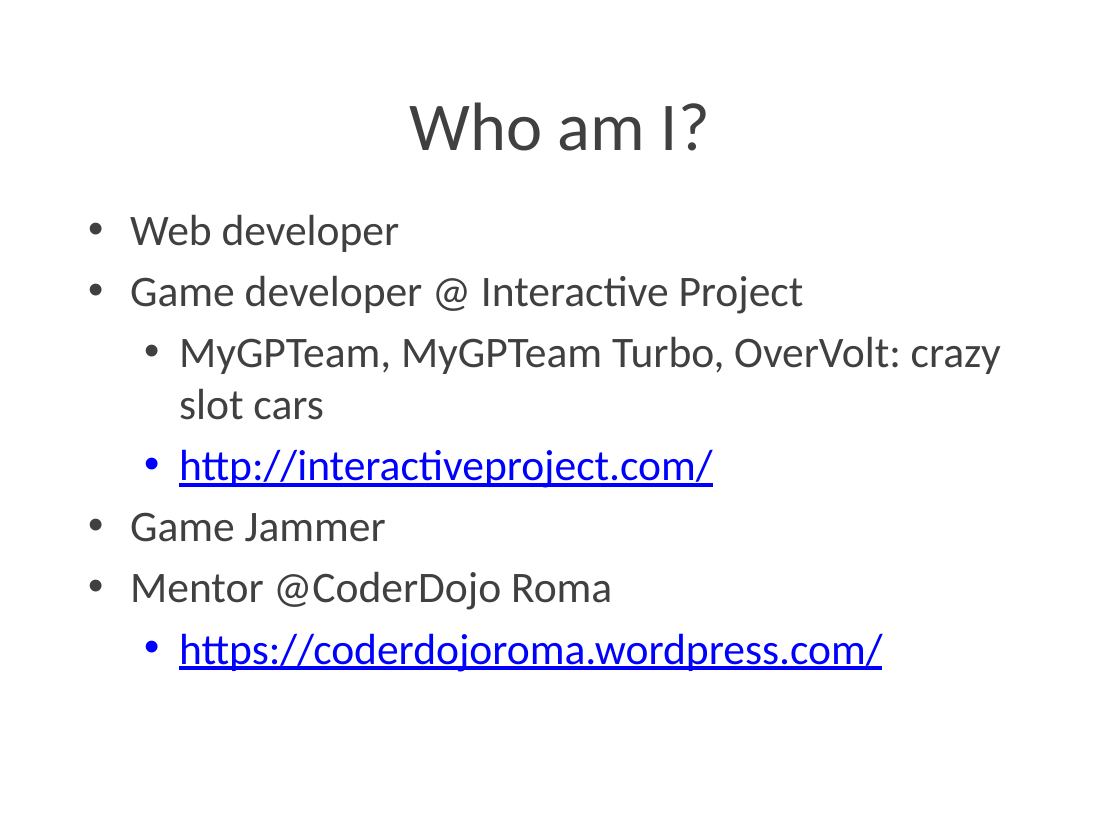
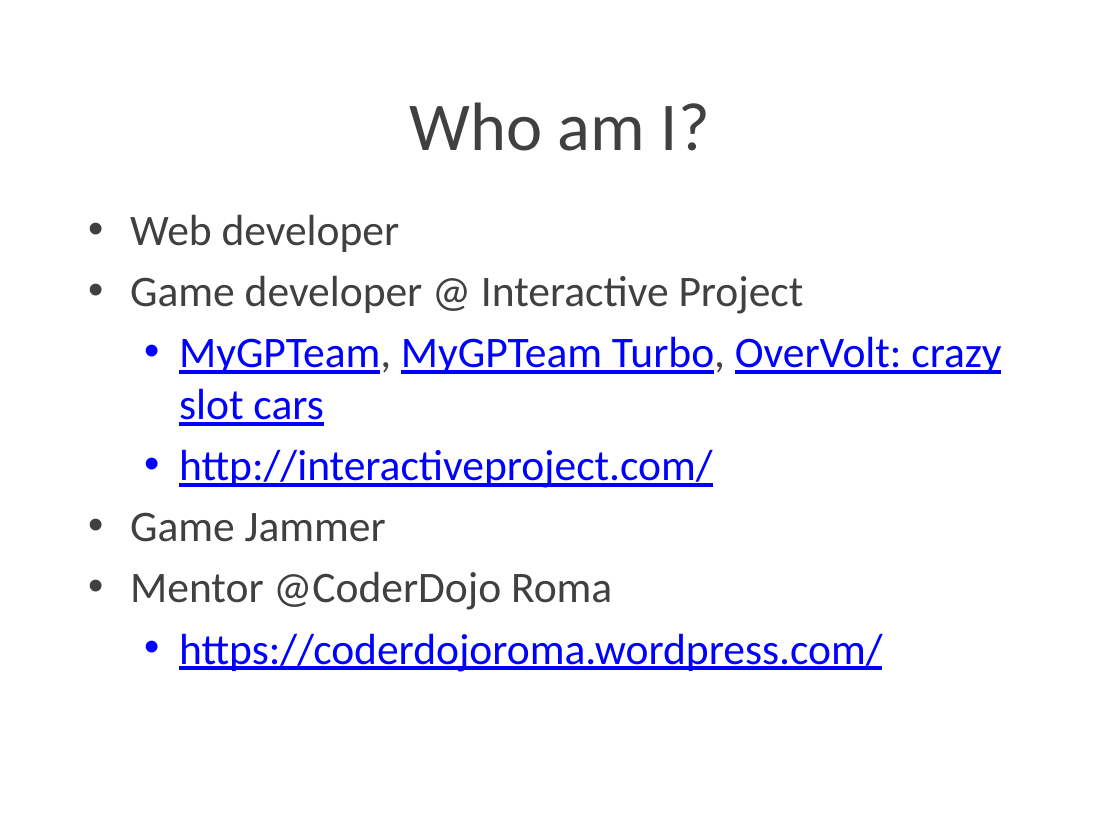
Before and after one commit to Lotti/codemotion2015, a slide deck: slide 2 of slides/slides.pptx. Drawn at 1120x840 pixels with LibreOffice and Linux fonts; fonts in the diff are those of the drawing; background and template pictures are left out. Boxes give left, top, right and bottom in pixels: in the first picture for what was removed or moved away, otherwise in the second. Text is boxed around its words. In the diff, an @@ line names an element or a change of style, - is before the commit and + after.

```diff
--- a/slides/slides.pptx
+++ b/slides/slides.pptx
@@ text at <box>179,336,1001,426</box>: text colour #404040 to #0000FF, underline on in "MyGPTeam, MyGPTeam Turbo, OverVolt: crazy slot cars" @@
```
Also in this commit, not shown: 3 other slides changed, 1 slide added.
